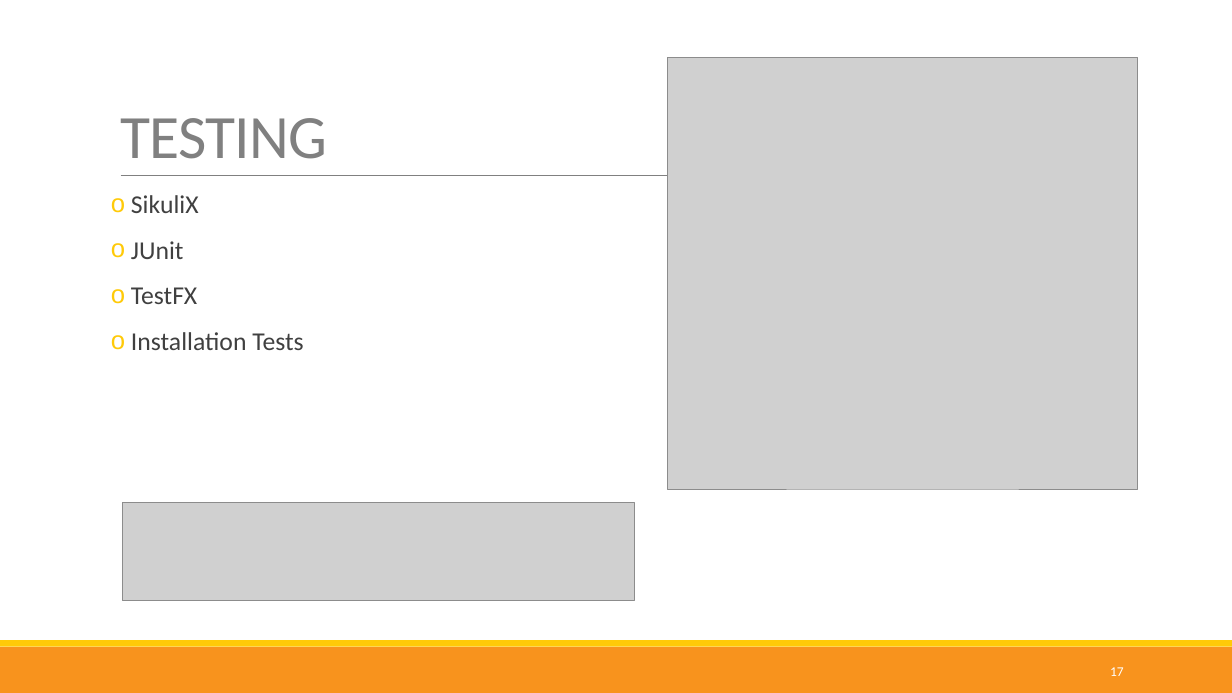
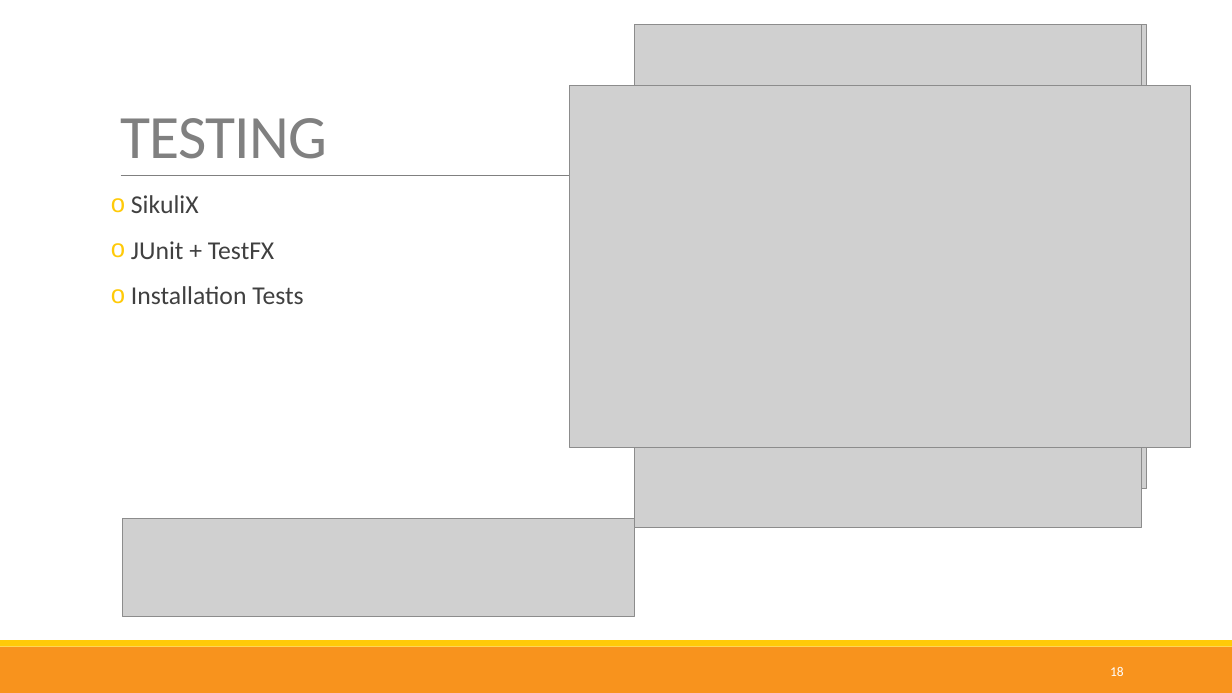
Before and after one commit to nappydevelopment/Nappy-the-ingenious-docs, a slide deck: slide 18 of presentation/Final/Final.pptx (slide 17 before the commit). Drawn at 1232x693 pixels with LibreOffice and Linux fonts; fonts in the diff are those of the drawing; grey boxes stand for pictures. Boxes give left, top, right and bottom in pixels: in the first picture for what was removed or moved away, otherwise in the second. Text is boxed around its words. In the diff, an @@ line names an element or a change of style, - is before the commit and + after.

```diff
--- a/presentation/Final/Final.pptx
+++ b/presentation/Final/Final.pptx
@@ picture added at (634,24,1141,528) @@
@@ picture: place and size @@
-picture at (668,57,1139,489)
+picture at (640,24,1147,489)
@@ picture added at (569,86,1190,448) @@
@@ text at (131,241,274,259): text changed @@
-o JUnit
-o TestFX
+o JUnit + TestFX
@@ picture: place and size @@
-picture at (122,503,634,601)
+picture at (122,518,634,616)
@@ page number at (1110,667,1124,676): text changed @@
-17
+18
```
Also in this commit, not shown: 6 other slides changed, 6 slides added, 4 slides removed, 3 other files.
